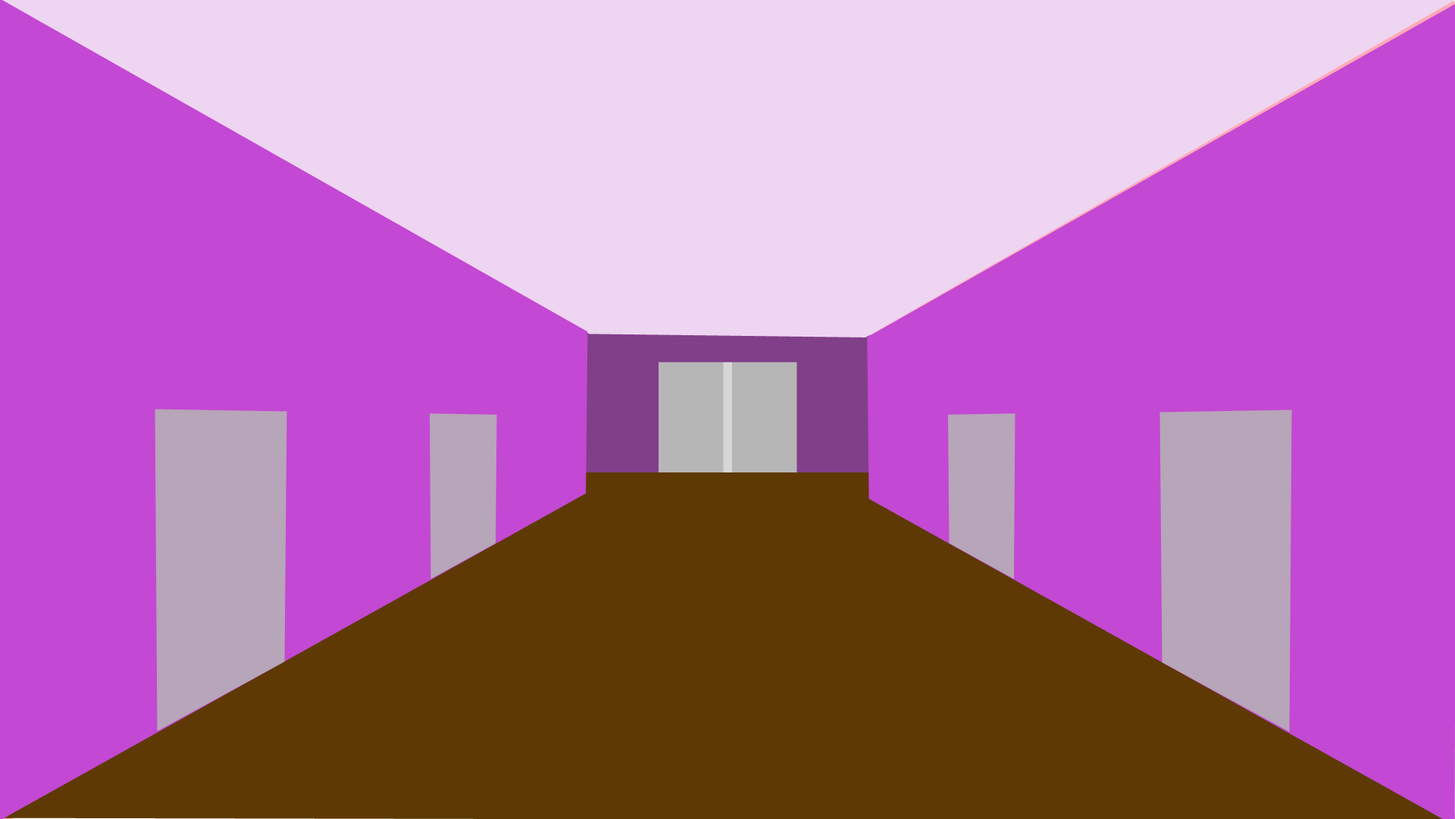
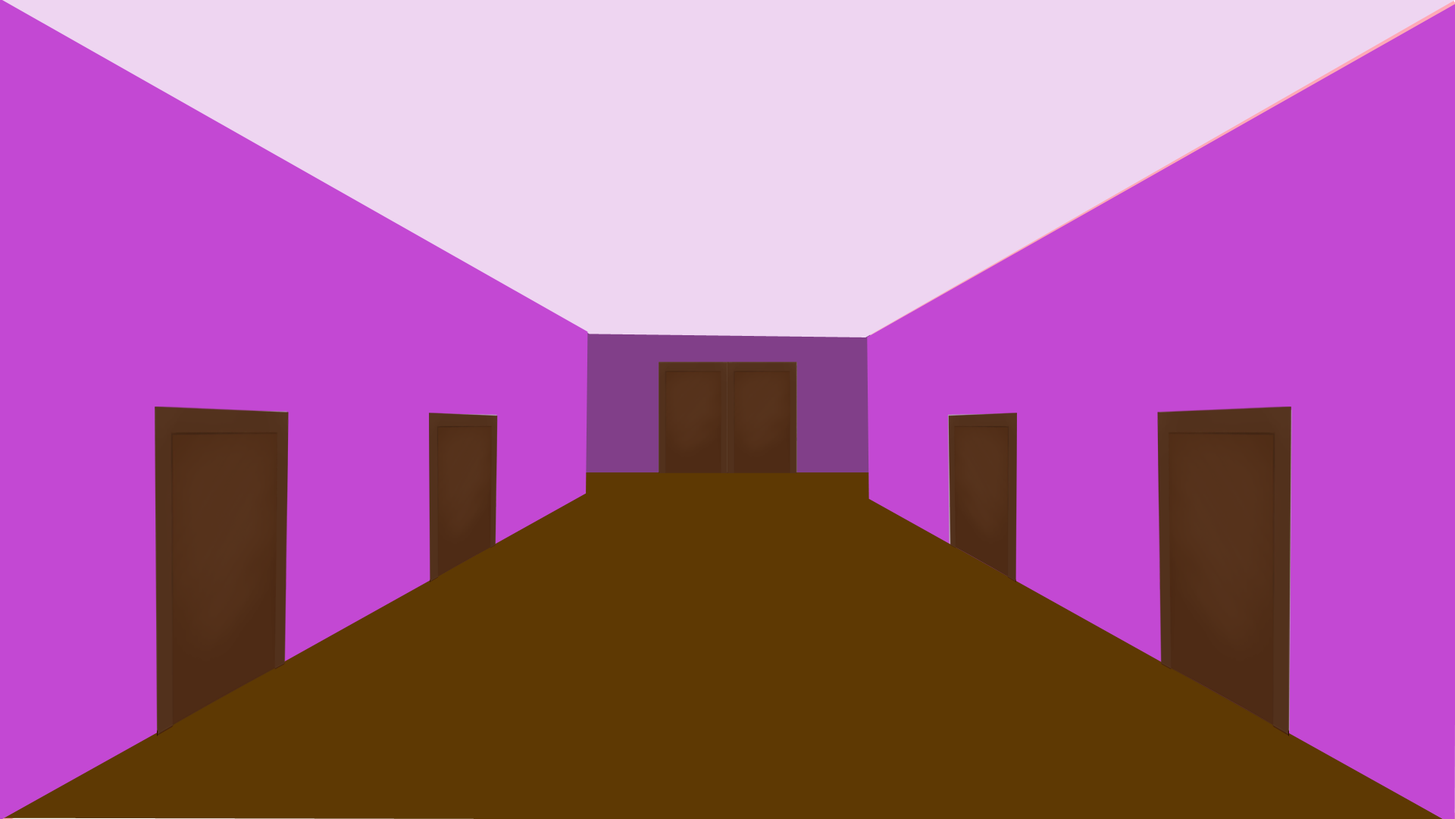
The second 1455px x 819px image is a revision of the first. Changes to its layers:
added layer "Maindoor copy" above "Maindoor" over [727, 361, 798, 473]
added layer "Maindoor" above "Cdoor" over [658, 361, 729, 473]
added layer "Cdoor" above "DDoor" over [429, 412, 498, 583]
added layer "DDoor" above "BDoor" over [948, 412, 1018, 583]
added layer "BDoor" above "ADoor" over [1157, 405, 1292, 737]
added layer "ADoor" above "Shape 3" over [154, 405, 289, 737]
added layer "Handle" above "Handle shadow" over [451, 420, 498, 470]
added layer "Handle shadow" above "Layer2" over [448, 419, 498, 473]
added layer "Layer2" above "lines" over [258, 409, 498, 677]
